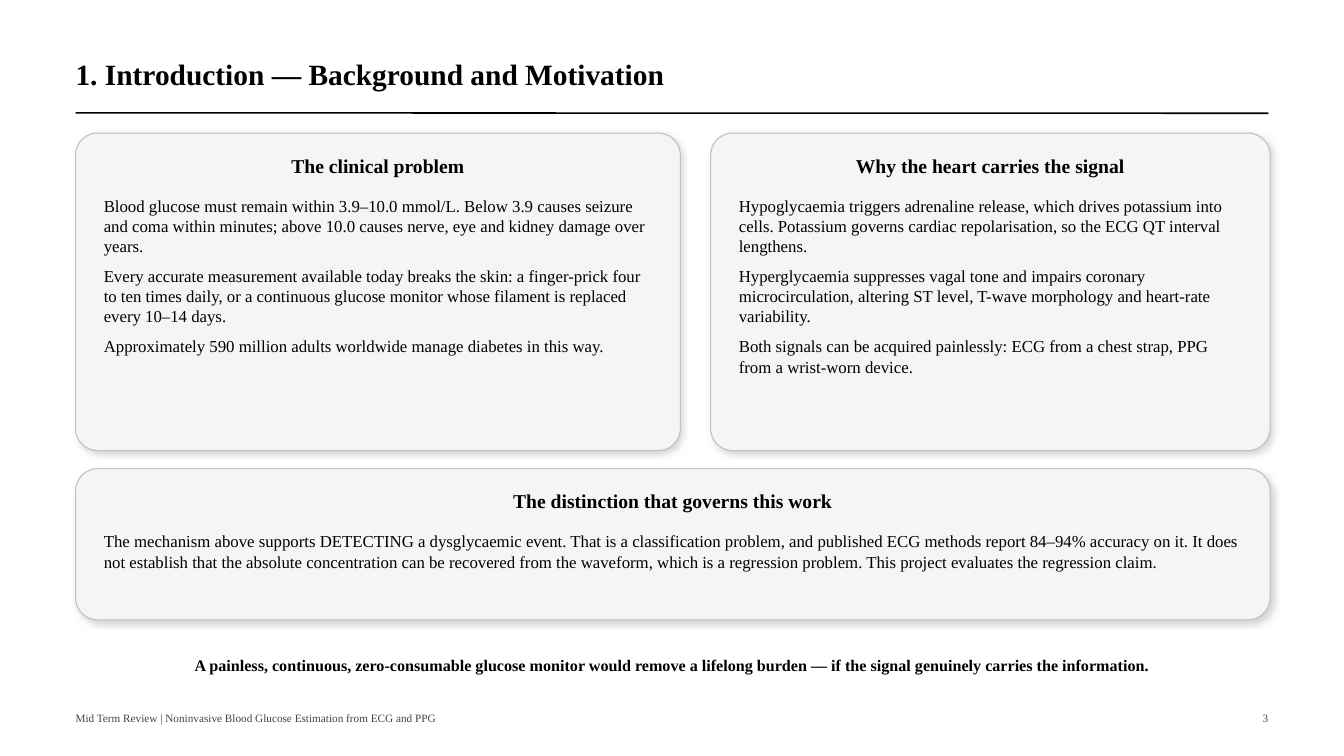
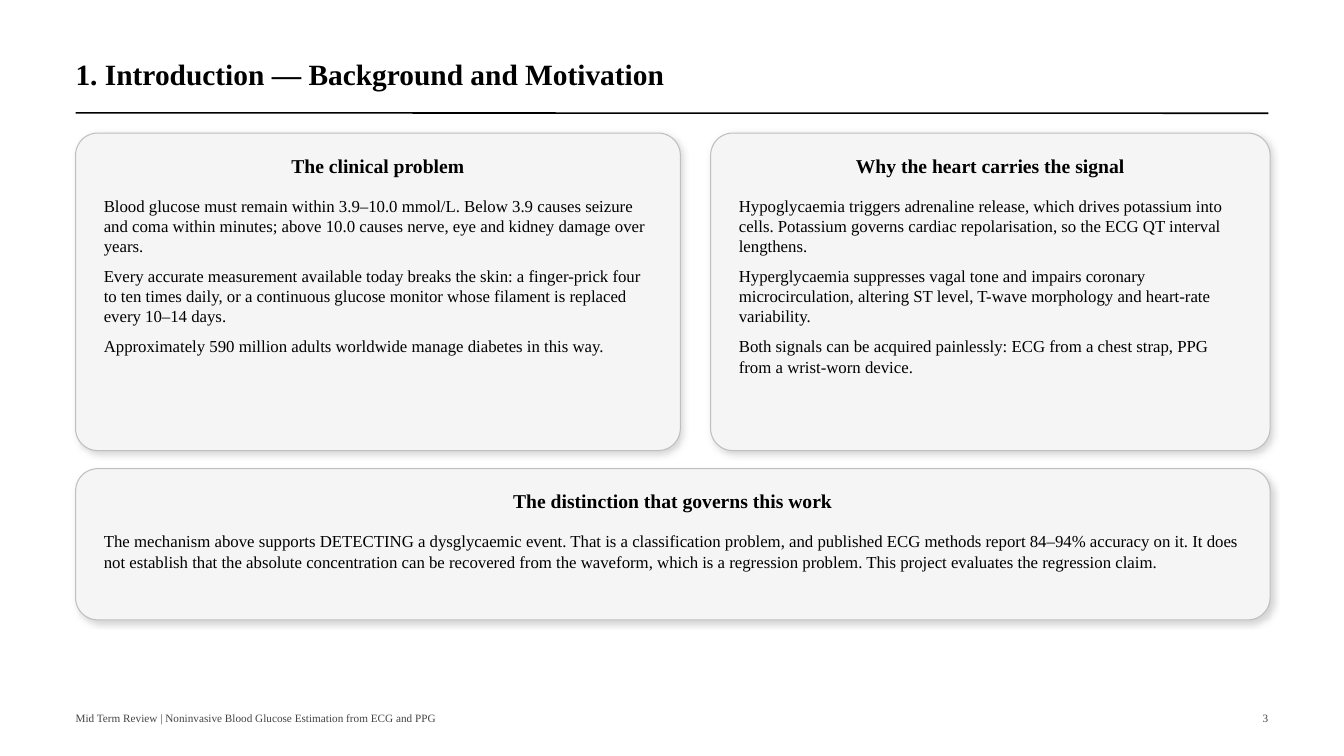
Before and after one commit to navtesh21/btp-project, a slide deck: slide 3 of deck/btp_midterm_review.pptx. Drawn at 1344x756 pixels with LibreOffice and Linux fonts; fonts in the diff are those of the drawing. Boxes give left, top, right and bottom in pixels: in the first picture for what was removed or moved away, otherwise in the second. Text is boxed around its words. In the diff, an @@ line names an element or a change of style, - is before the commit and + after.

```diff
--- a/deck/btp_midterm_review.pptx
+++ b/deck/btp_midterm_review.pptx
@@ text removed at (x1=195, y1=659, x2=1148, y2=675) @@
-A painless, continuous, zero-consumable glucose monitor would remove a lifelong burden — if the signal genuinely carries the information.
```
Also in this commit, not shown: 11 other slides changed, 2 slides added, 1 slide removed, 2 other files.
